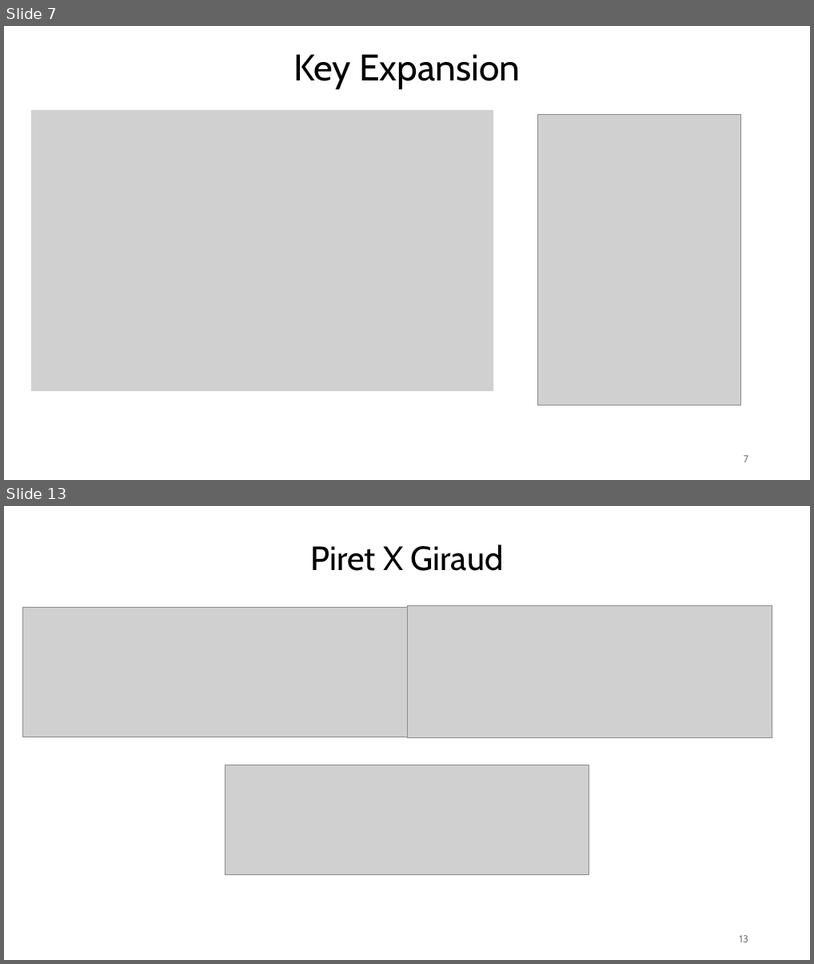
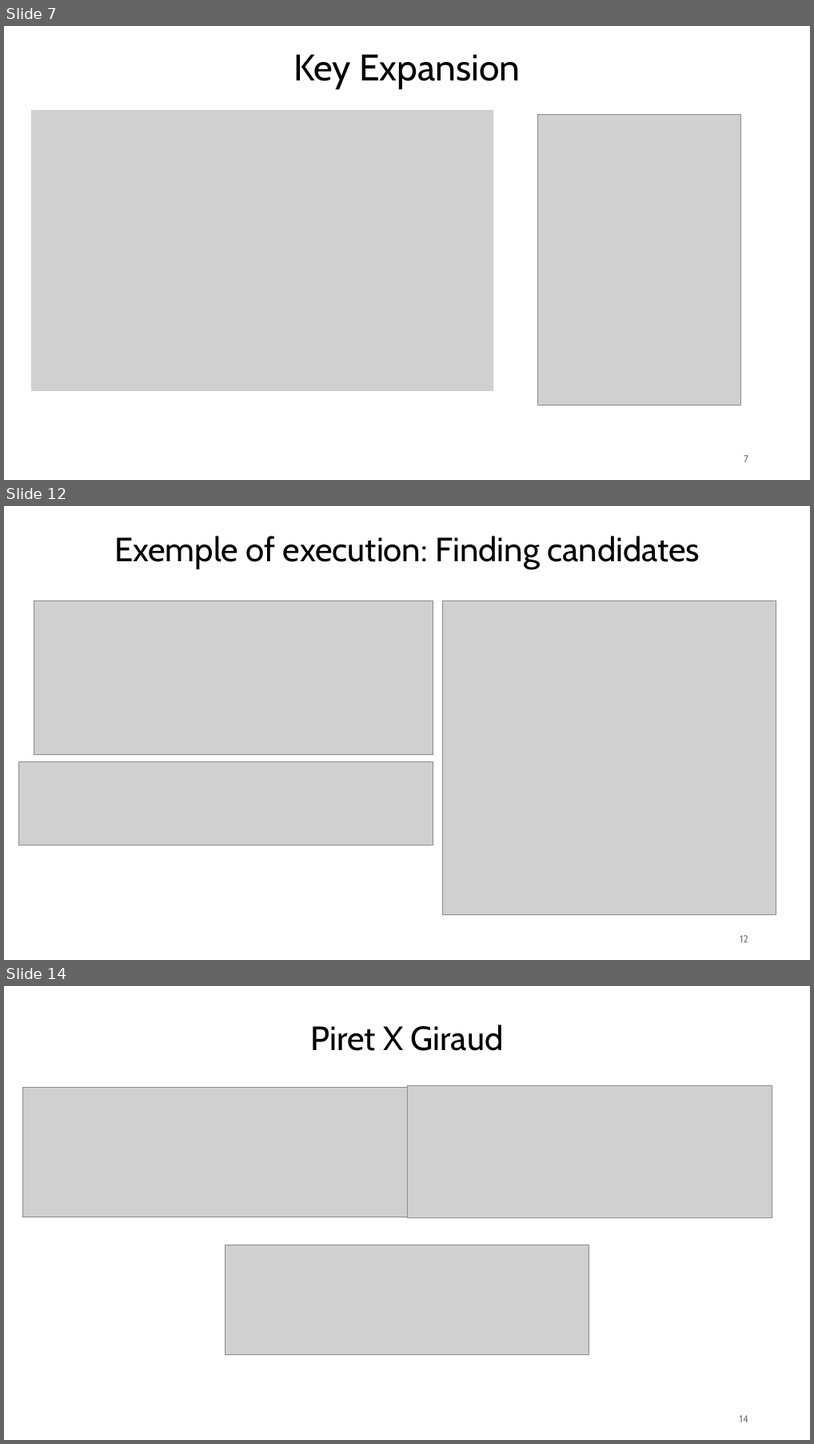
Before and after one commit to Specht1000/PFE-SM4-Fault-Injection, a slide deck: docs/Apresentation_PFE.pptx. Shown one above the other, each under a label of ours: slides 7 and 13 before the commit, slides 7, 12 and 14 after it; the slides between them are not shown. The pictures are 814x964 and 814x1444 pixels, drawn with LibreOffice and Linux fonts; fonts in the diff are those of the drawing; grey boxes stand for pictures. Boxes give left, top, right and bottom in pixels: in the first picture for what was removed or moved away, otherwise in the second. Text is boxed around its words. In the diff, an @@ line names an element or a change of style, - is before the commit and + after.

```diff
--- a/docs/Apresentation_PFE.pptx
+++ b/docs/Apresentation_PFE.pptx
@@ slide 12 added at (4,506,810,960), background #FFFFFF @@
@@ text added at (114,536,700,569), 40 pt, text #000000 @@
+Exemple of execution: Finding candidates
@@ picture added at (34,600,434,754) @@
@@ picture added at (442,600,777,914) @@
@@ picture added at (19,761,434,844) @@
@@ page number added at (740,935,749,942), 12 pt, text #797979 @@
+12
@@ what was slide 13 is now slide 14 @@
@@ page number at (740,1415,749,1422): text changed @@
-13
+14
```
Also in this commit, not shown: 1 slide changed, 7 other slides added, 6 slides removed, 34 other files.
